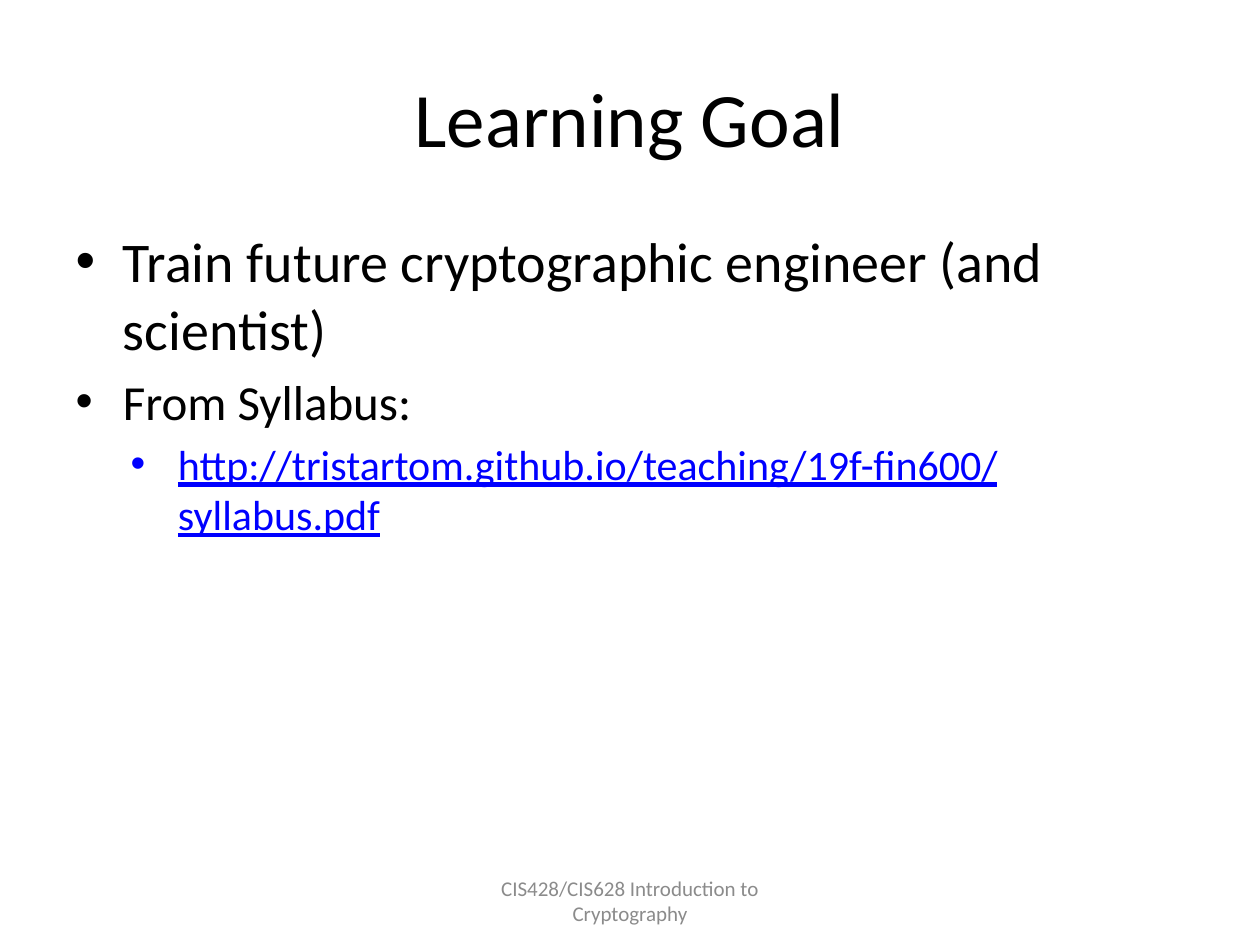
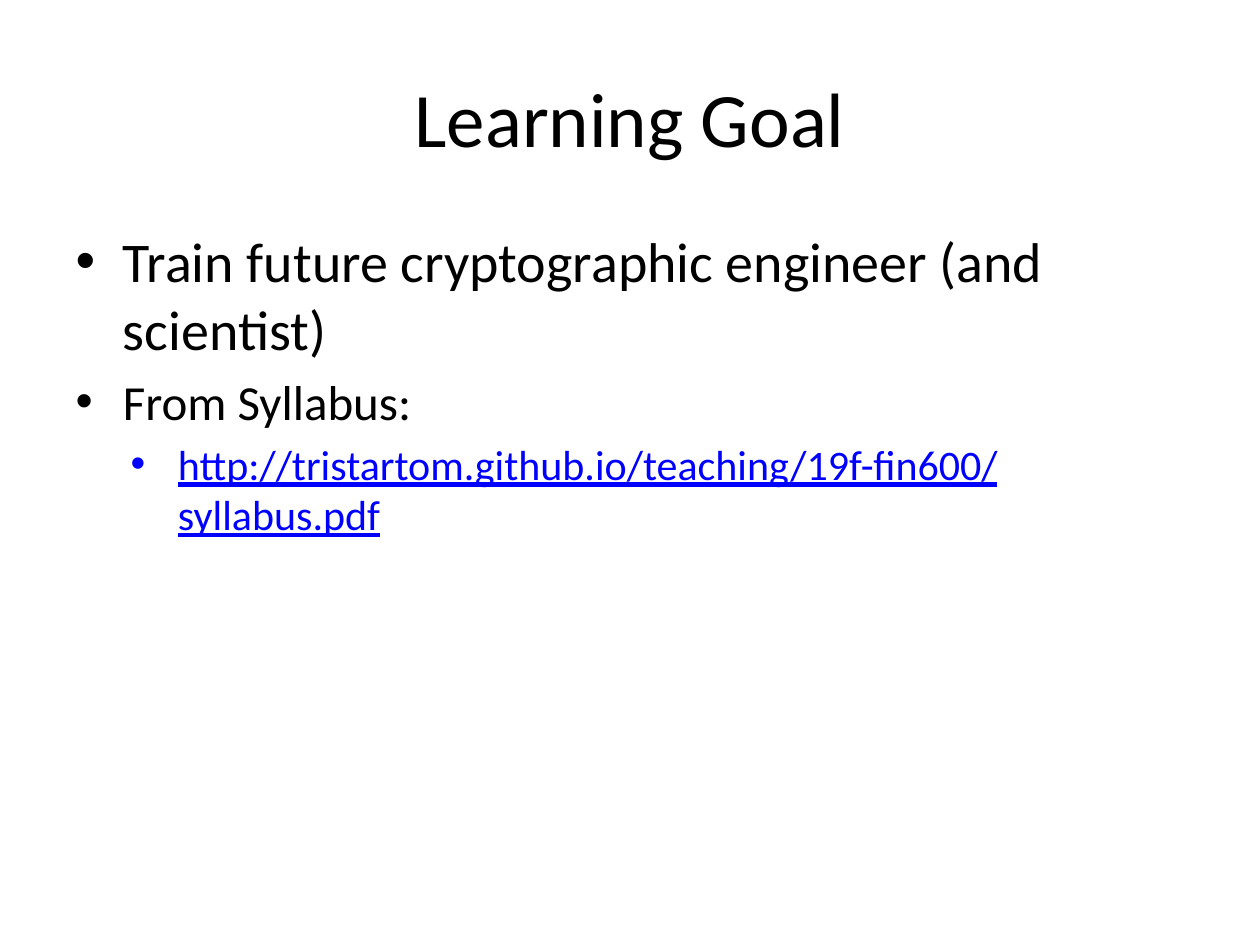
Before and after one commit to tristartom/tristartom.github.io, a slide deck: slide 3 of teaching/19f-cis428/Class-00.pptx. Drawn at 1260x945 pixels with LibreOffice and Linux fonts; fonts in the diff are those of the drawing. Boxes give left, top, right and bottom in pixels: in the first picture for what was removed or moved away, otherwise in the second. Text is boxed around its words. In the diff, an @@ line names an element or a change of style, - is before the commit and + after.

```diff
--- a/teaching/19f-cis428/Class-00.pptx
+++ b/teaching/19f-cis428/Class-00.pptx
@@ text removed at [501,881,758,925] @@
-CIS428/CIS628 Introduction to Cryptography
```
Also in this commit, not shown: 7 other slides changed, 2 slides added, 9 other files.
